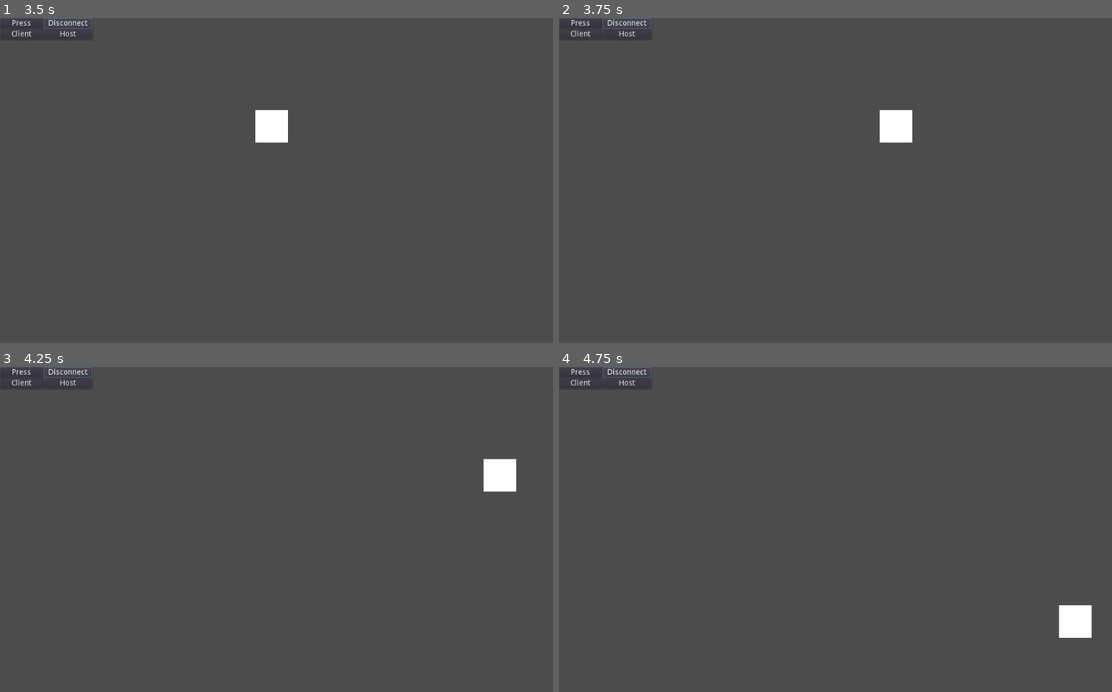
Above: before the commit, frames 1-4 (two rows, left to right).
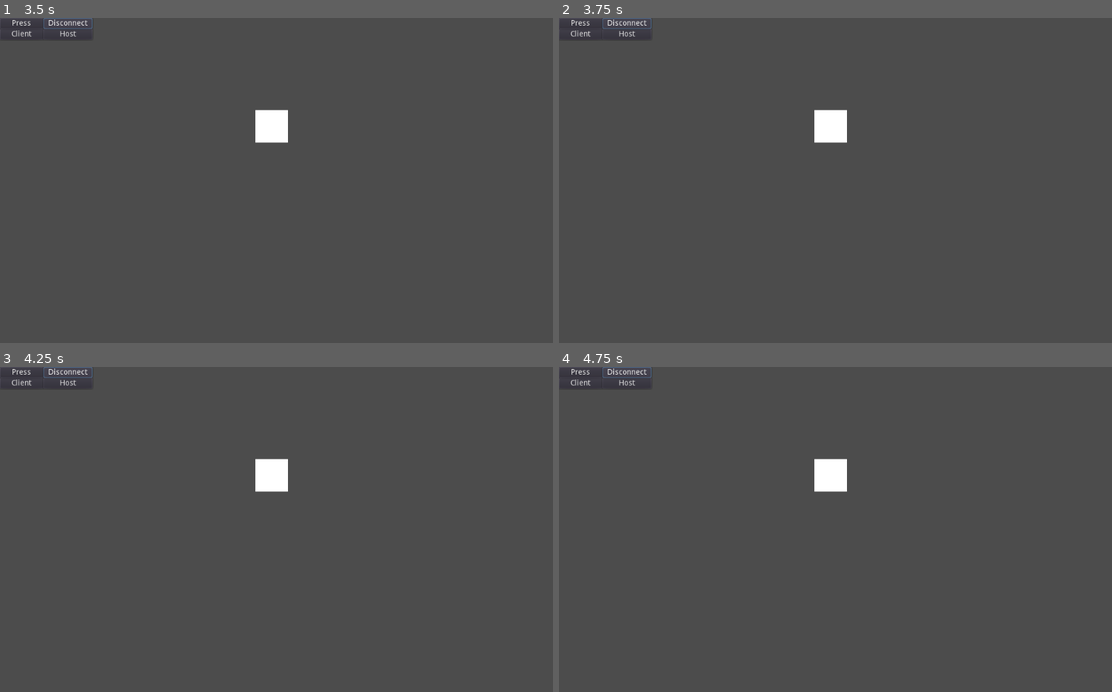
Above: after the commit, the same moments.

Repository: AI-Racing-Company/Utneo
Game: Godot game, scene res://TestScene.tscn
The game is run twice, just before and just after one commit, with the same random seed, the same clock (stepped at 60 frames per second) and the same inputs.
Inputs:
- Up to frame 1 (3.5 s): click "Client" at 0.5 s; click "Host" at 1.25 s; click "Press" at 2 s; click "Disconnect" at 2.75 s
- Up to frame 2 (3.75 s): hold Right (ui_right) from 3.53 s (still down)
- Up to frame 3 (4.25 s): keep holding Right (ui_right)
- Up to frame 4 (4.75 s): release Right (ui_right) at 4.28 s; hold Down (ui_down) from 4.28 s (still down)

Frame 1 is identical in both runs. In frame 2, 1.2% of the frame differs, in the area x 46-64%, y 28-39%; in frame 3, 1.2%; in frame 4, 1.2%.

Commit message:
move over web

Diff:
--- a/Player_1.gd
+++ b/Player_1.gd
@@ -10,16 +10,18 @@
 func _ready():
 	pass # Replace with function body.
 
-func _physics_process(delta):
-	if Input.is_action_pressed("ui_left"):
+
+
+func move(w,a,s,d):
+	if Input.is_action_pressed(a):
 		vel.x = -10
-	elif Input.is_action_pressed("ui_right"):
+	elif Input.is_action_pressed(d):
 		vel.x =  10
 	else:
 		vel.x = 0
-	if Input.is_action_pressed("ui_up"):
+	if Input.is_action_pressed(w):
 		vel.y = -10
-	elif Input.is_action_pressed("ui_down"):
+	elif Input.is_action_pressed(s):
 		vel.y =  10
 	else:
 		vel.y = 0
--- a/TestScene.gd
+++ b/TestScene.gd
@@ -24,7 +24,7 @@
 	peer_id = id
 
 	var player = preload("res://PlayerPrefab.tscn").instance()
-	player.set_name("str(id)")
+	player.set_name("player_",str(id))
 	player.set_network_master(id) # Each other connected peer has authority over their own player.
 	get_parent().add_child(player)
 
@@ -39,12 +39,16 @@
 		peer.create_client("192.168.43.116", 7777)
 		get_tree().network_peer = peer
 		print(get_tree().network_peer)
+		is_connected = true
 
 func connection_failed():
 	print("FAIL")
 
 remote func test():
 	print("BigBoiiiiiiii")
+
+master func move(id, w, a, s, d):
+	get_parent().get_node("player_" + str(id)).move(w,a,s,d)
 
 func _on_Host_pressed():
 	print("Host")
@@ -56,6 +60,9 @@
 	get_tree().connect("network_peer_connected", self, "client_connect")
 	get_tree().connect("network_peer_disconnected", self, "client_disconnect")
 
+func _physics_process(delta):
+	if is_connected:
+		rpc_id(1, "move", Input.is_key_pressed(KEY_W), Input.is_key_pressed(KEY_A), Input.is_key_pressed(KEY_S), Input.is_key_pressed(KEY_D))
 
 func _on_PRESS_pressed():
 	rpc_id(peer_id, "test")
--- a/project.godot
+++ b/project.godot
@@ -14,6 +14,10 @@
 run/main_scene="res://TestScene.tscn"
 config/icon="res://icon.png"
 
+[autoload]
+
+Player1="*res://Player_1.gd"
+
 [gui]
 
 common/drop_mouse_on_gui_input_disabled=true
